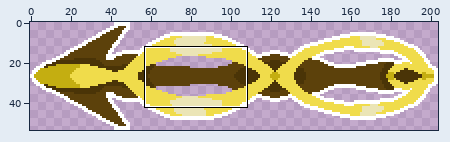
Sprite sheet, stored at images/pgns e gifs/seta_tutorial.png. The picture above shows the old version from afar; the outline marks the close-up.
Close-up. Old version:
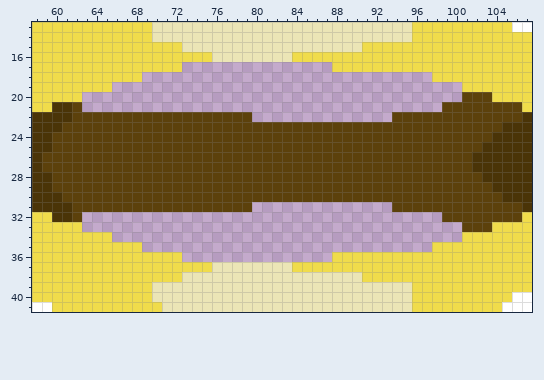
The file is 204x54 pixels. Shown: x 58..107, y 13..41.
The result:
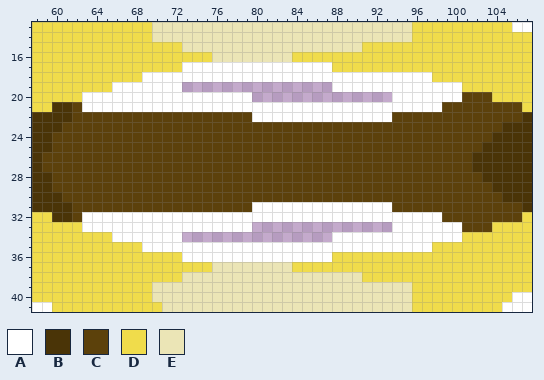
Palette (. is transparent): A #ffffff  B #4a3407  C #5c410b  D #f0dc4b  E #ebe5b6
From the commit log: pequeno ajuste na seta
Changes in this commit:
Changed rows in their new state; - is an unchanged pixel.
first column x 63:
17 ----------AAAAAAAAAAAAAAA-------------
18 ------AAAAAAAAAAAAAAAAAAAAAAAAAAAAA---
19 ---AAAAAAA---------------AAAAAAAAAAAAA
20 AAAAAAAAAAAAAAAAA--------------AAAAAAA
21 AAAAAAAAAAAAAAAAAAAAAAAAAAAAAAAAAAAA--
22 -----------------AAAAAAAAAAAAAA-------
first column x 63:
31 -----------------AAAAAAAAAAAAAA-------
32 AAAAAAAAAAAAAAAAAAAAAAAAAAAAAAAAAAAA--
33 AAAAAAAAAAAAAAAAA--------------AAAAAAA
34 ---AAAAAAA---------------AAAAAAAAAAAAA
35 ------AAAAAAAAAAAAAAAAAAAAAAAAAAAAA---
36 ----------AAAAAAAAAAAAAAA-------------
Boxes around the changes in both close-ups, in picture pixels (x1, y1, x2, y2):
added: (82, 62, 462, 122)
added: (82, 202, 462, 262)
